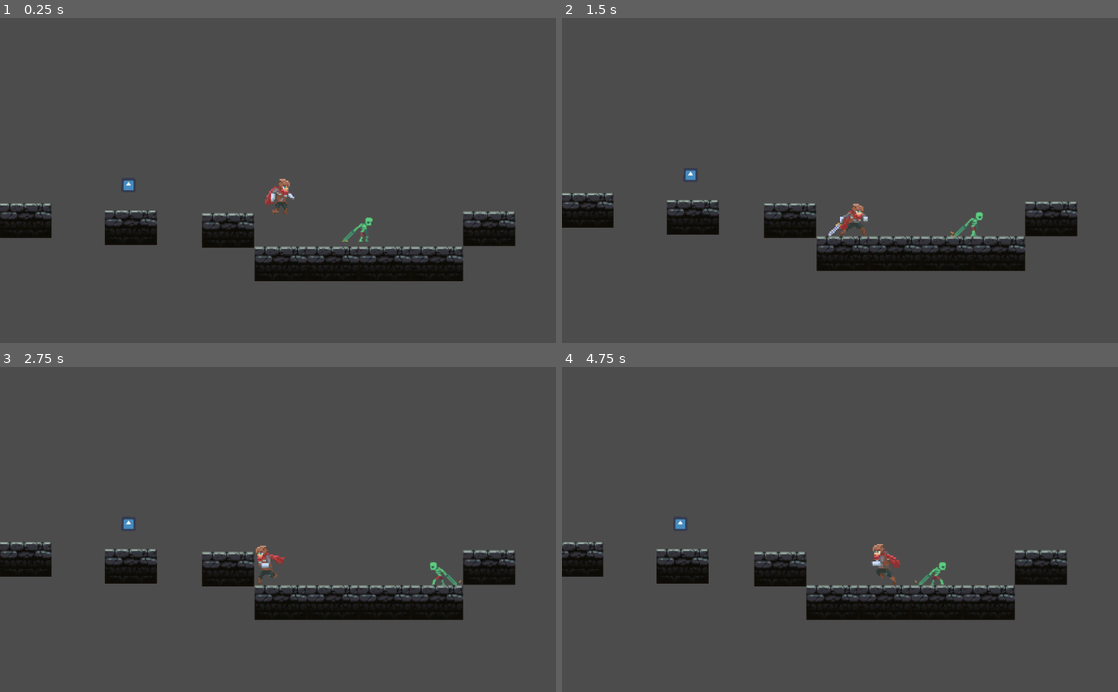
Above: before the commit, frames 1-4 (two rows, left to right).
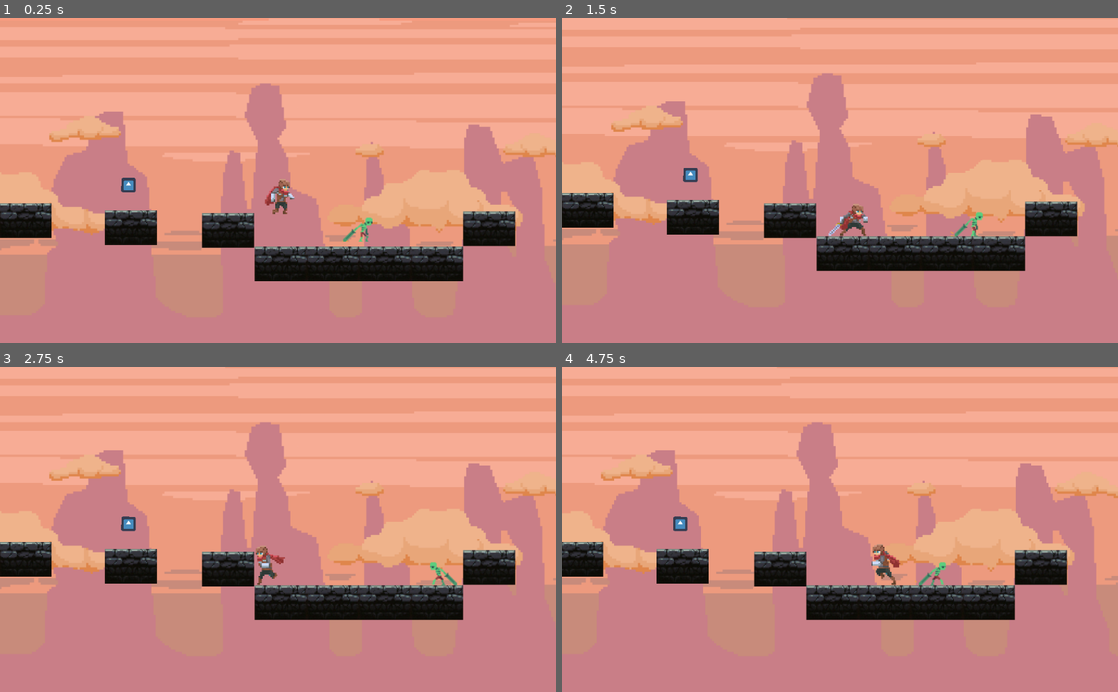
Above: after the commit, the same moments.

Repository: Majlo001/GodotGame
Game: Godot game, scene res://World.tscn
Two runs of this game, one before a commit and one after it. Both use one fixed random seed, a clock stepped at 60 frames per second and the inputs below. The engine's default icon, where the game draws it, is replaced by a stand-in: a white triangle on a blue panel in a dark square.
Inputs:
- Up to frame 1 (0.25 s): no input
- Up to frame 2 (1.5 s): hold D (move_right) from 0.53 s (still down); tap Space (action_attack) at 0.6 s; tap W (action_jump) at 0.77 s; tap S (action_slide) at 1.35 s
- Up to frame 3 (2.75 s): tap W (action_jump) at 1.52 s; release D (move_right) at 2.03 s; hold A (move_left) from 2.03 s (still down); tap Space (action_attack) at 2.1 s
- Up to frame 4 (4.75 s): release A (move_left) at 2.78 s; hold D (move_right) 2.78-4.28 s; tap S (action_slide) at 2.85, 4.35 s; tap W (action_jump) at 3.02, 3.77, 4.52 s; tap Space (action_attack) at 3.6 s; hold A (move_left) from 4.28 s (still down)

The runs differ from the first frame. In frame 1, 92% of the frame differs, in the area x 0-100%, y 0-100%; in frame 2, 92%; in frame 3, 92%; in frame 4, 92%.

Commit message:
1.1

Diff:
--- /dev/null
+++ b/Inventory.gd
@@ -0,0 +1,15 @@
+extends "res://.gd"
+
+# class member variables go here, for example:
+# var a = 2
+# var b = "textvar"
+
+func _ready():
+	# Called when the node is added to the scene for the first time.
+	# Initialization here
+	pass
+
+#func _process(delta):
+#	# Called every frame. Delta is time since last frame.
+#	# Update game logic here.
+#	pass
--- a/World.tscn
+++ b/World.tscn
@@ -7,28 +7,28 @@
 [ext_resource path="res://Individual Sprites/adventurer-run-03.png" type="Texture" id=5]
 [ext_resource path="res://Individual Sprites/adventurer-run-04.png" type="Texture" id=6]
 [ext_resource path="res://Individual Sprites/adventurer-run-05.png" type="Texture" id=7]
-[ext_resource path="res://Individual Sprites/adventurer-idle-00.png" type="Texture" id=8]
-[ext_resource path="res://Individual Sprites/adventurer-idle-01.png" type="Texture" id=9]
-[ext_resource path="res://Individual Sprites/adventurer-idle-02.png" type="Texture" id=10]
-[ext_resource path="res://Individual Sprites/adventurer-idle-03.png" type="Texture" id=11]
-[ext_resource path="res://Individual Sprites/adventurer-jump-00.png" type="Texture" id=12]
-[ext_resource path="res://Individual Sprites/adventurer-jump-01.png" type="Texture" id=13]
-[ext_resource path="res://Individual Sprites/adventurer-jump-02.png" type="Texture" id=14]
-[ext_resource path="res://Individual Sprites/adventurer-jump-03.png" type="Texture" id=15]
-[ext_resource path="res://Individual Sprites/adventurer-stand-02.png" type="Texture" id=16]
-[ext_resource path="res://Individual Sprites/adventurer-stand-01.png" type="Texture" id=17]
-[ext_resource path="res://Individual Sprites/adventurer-stand-00.png" type="Texture" id=18]
-[ext_resource path="res://Individual Sprites/adventurer-slide-00.png" type="Texture" id=19]
-[ext_resource path="res://Individual Sprites/adventurer-slide-01.png" type="Texture" id=20]
-[ext_resource path="res://Individual Sprites/adventurer-idle-2-00.png" type="Texture" id=21]
-[ext_resource path="res://Individual Sprites/adventurer-idle-2-01.png" type="Texture" id=22]
-[ext_resource path="res://Individual Sprites/adventurer-idle-2-02.png" type="Texture" id=23]
-[ext_resource path="res://Individual Sprites/adventurer-idle-2-03.png" type="Texture" id=24]
-[ext_resource path="res://Individual Sprites/adventurer-attack1-00.png" type="Texture" id=25]
-[ext_resource path="res://Individual Sprites/adventurer-attack1-01.png" type="Texture" id=26]
-[ext_resource path="res://Individual Sprites/adventurer-attack1-02.png" type="Texture" id=27]
-[ext_resource path="res://Individual Sprites/adventurer-attack1-03.png" type="Texture" id=28]
-[ext_resource path="res://Individual Sprites/adventurer-attack1-04.png" type="Texture" id=29]
+[ext_resource path="res://Individual Sprites/adventurer-stand-02.png" type="Texture" id=8]
+[ext_resource path="res://Individual Sprites/adventurer-stand-01.png" type="Texture" id=9]
+[ext_resource path="res://Individual Sprites/adventurer-stand-00.png" type="Texture" id=10]
+[ext_resource path="res://Individual Sprites/adventurer-slide-00.png" type="Texture" id=11]
+[ext_resource path="res://Individual Sprites/adventurer-slide-01.png" type="Texture" id=12]
+[ext_resource path="res://Individual Sprites/adventurer-idle-2-00.png" type="Texture" id=13]
+[ext_resource path="res://Individual Sprites/adventurer-idle-2-01.png" type="Texture" id=14]
+[ext_resource path="res://Individual Sprites/adventurer-idle-2-02.png" type="Texture" id=15]
+[ext_resource path="res://Individual Sprites/adventurer-idle-2-03.png" type="Texture" id=16]
+[ext_resource path="res://Individual Sprites/adventurer-attack1-00.png" type="Texture" id=17]
+[ext_resource path="res://Individual Sprites/adventurer-attack1-01.png" type="Texture" id=18]
+[ext_resource path="res://Individual Sprites/adventurer-attack1-02.png" type="Texture" id=19]
+[ext_resource path="res://Individual Sprites/adventurer-attack1-03.png" type="Texture" id=20]
+[ext_resource path="res://Individual Sprites/adventurer-attack1-04.png" type="Texture" id=21]
+[ext_resource path="res://Individual Sprites/adventurer-jump-00.png" type="Texture" id=22]
+[ext_resource path="res://Individual Sprites/adventurer-jump-01.png" type="Texture" id=23]
+[ext_resource path="res://Individual Sprites/adventurer-jump-02.png" type="Texture" id=24]
+[ext_resource path="res://Individual Sprites/adventurer-jump-03.png" type="Texture" id=25]
+[ext_resource path="res://Individual Sprites/adventurer-idle-00.png" type="Texture" id=26]
+[ext_resource path="res://Individual Sprites/adventurer-idle-01.png" type="Texture" id=27]
+[ext_resource path="res://Individual Sprites/adventurer-idle-02.png" type="Texture" id=28]
+[ext_resource path="res://Individual Sprites/adventurer-idle-03.png" type="Texture" id=29]
 [ext_resource path="res://brick.png" type="Texture" id=30]
 [ext_resource path="res://Zombie.gd" type="Script" id=31]
 [ext_resource path="res://undead sprite pack/TheWalkingDzban/walk1.png" type="Texture" id=32]
@@ -53,6 +53,7 @@
 [ext_resource path="res://undead sprite pack/TheWalkingDzban/walk20.png" type="Texture" id=51]
 [ext_resource path="res://Area2D.gd" type="Script" id=52]
 [ext_resource path="res://icon.png" type="Texture" id=53]
+[ext_resource path="res://background1.png" type="Texture" id=54]
 
 [sub_resource type="SpriteFrames" id=1]
 
@@ -62,30 +63,30 @@
 "name": "Run",
 "speed": 7.0
 }, {
-"frames": [ ExtResource( 8 ), ExtResource( 9 ), ExtResource( 10 ), ExtResource( 11 ) ],
-"loop": true,
-"name": "Idle-NoSword",
+"frames": [ ExtResource( 8 ), ExtResource( 9 ), ExtResource( 10 ), ExtResource( 11 ), ExtResource( 12 ), ExtResource( 10 ), ExtResource( 9 ), ExtResource( 8 ) ],
+"loop": true,
+"name": "Slide",
+"speed": 5.0
+}, {
+"frames": [ ExtResource( 13 ), ExtResource( 14 ), ExtResource( 15 ), ExtResource( 16 ) ],
+"loop": true,
+"name": "Idle-Sword",
 "speed": 4.0
 }, {
-"frames": [ ExtResource( 12 ), ExtResource( 13 ), ExtResource( 14 ), ExtResource( 15 ), ExtResource( 14 ), ExtResource( 13 ), ExtResource( 12 ) ],
+"frames": [ ExtResource( 17 ), ExtResource( 18 ), ExtResource( 19 ), ExtResource( 20 ), ExtResource( 21 ) ],
+"loop": true,
+"name": "Attack",
+"speed": 5.0
+}, {
+"frames": [ ExtResource( 22 ), ExtResource( 23 ), ExtResource( 24 ), ExtResource( 25 ), ExtResource( 24 ), ExtResource( 23 ), ExtResource( 22 ) ],
 "loop": true,
 "name": "Jump",
 "speed": 5.0
 }, {
-"frames": [ ExtResource( 16 ), ExtResource( 17 ), ExtResource( 18 ), ExtResource( 19 ), ExtResource( 20 ), ExtResource( 18 ), ExtResource( 17 ), ExtResource( 16 ) ],
-"loop": true,
-"name": "Slide",
-"speed": 5.0
-}, {
-"frames": [ ExtResource( 21 ), ExtResource( 22 ), ExtResource( 23 ), ExtResource( 24 ) ],
-"loop": true,
-"name": "Idle-Sword",
+"frames": [ ExtResource( 26 ), ExtResource( 27 ), ExtResource( 28 ), ExtResource( 29 ) ],
+"loop": true,
+"name": "Idle-NoSword",
 "speed": 4.0
-}, {
-"frames": [ ExtResource( 25 ), ExtResource( 26 ), ExtResource( 27 ), ExtResource( 28 ), ExtResource( 29 ) ],
-"loop": true,
-"name": "Attack",
-"speed": 5.0
 } ]
 
 [sub_resource type="RectangleShape2D" id=2]
@@ -418,3 +419,30 @@
 visible = false
 position = Vector2( -0.948517, 0.951447 )
 shape = SubResource( 6 )
+
+[node name="ParallaxBackground" type="ParallaxBackground" parent="." index="11"]
+
+layer = -1
+offset = Vector2( 0, 0 )
+rotation = 0.0
+scale = Vector2( 1, 1 )
+transform = Transform2D( 1, 0, 0, 1, 0, 0 )
+scroll_offset = Vector2( 0, 0 )
+scroll_base_offset = Vector2( 0, 0 )
+scroll_base_scale = Vector2( 1, 1 )
+scroll_limit_begin = Vector2( 0, 0 )
+scroll_limit_end = Vector2( 0, 0 )
+scroll_ignore_camera_zoom = false
+
+[node name="ParallaxLayer" type="ParallaxLayer" parent="ParallaxBackground" index="0"]
+
+motion_scale = Vector2( 1, 1 )
+motion_offset = Vector2( 0, 0 )
+motion_mirroring = Vector2( 1280, 0 )
+_sections_unfolded = [ "Motion" ]
+
+[node name="Sprite" type="Sprite" parent="ParallaxBackground/ParallaxLayer" index="0"]
+
+position = Vector2( 378.591, 309.173 )
+texture = ExtResource( 54 )
+_sections_unfolded = [ "Transform" ]
Not shown, changed: Undead Sprite Pack/TheWalkingDzban/walk1.png.import
Not shown, added: Undead Sprite Pack/TheWalkingDzban/walk2.png.import
Not shown, added: Undead Sprite Pack/TheWalkingDzban/walk3.png.import
Not shown, added: Undead Sprite Pack/TheWalkingDzban/walk4.png.import
Not shown, added: Undead Sprite Pack/TheWalkingDzban/walk5.png.import
Not shown: 1 places in World.tscn that only renumber resources
Not shown, added: background1.png.import
Binary file added: eq.png
Binary file added: halfheart.png
Binary file added: heart.png
Binary file added: noheart.png
Not shown, changed: undead sprite pack/TheWalkingDzban/walk10.png.import
(and 13 more such lines)
